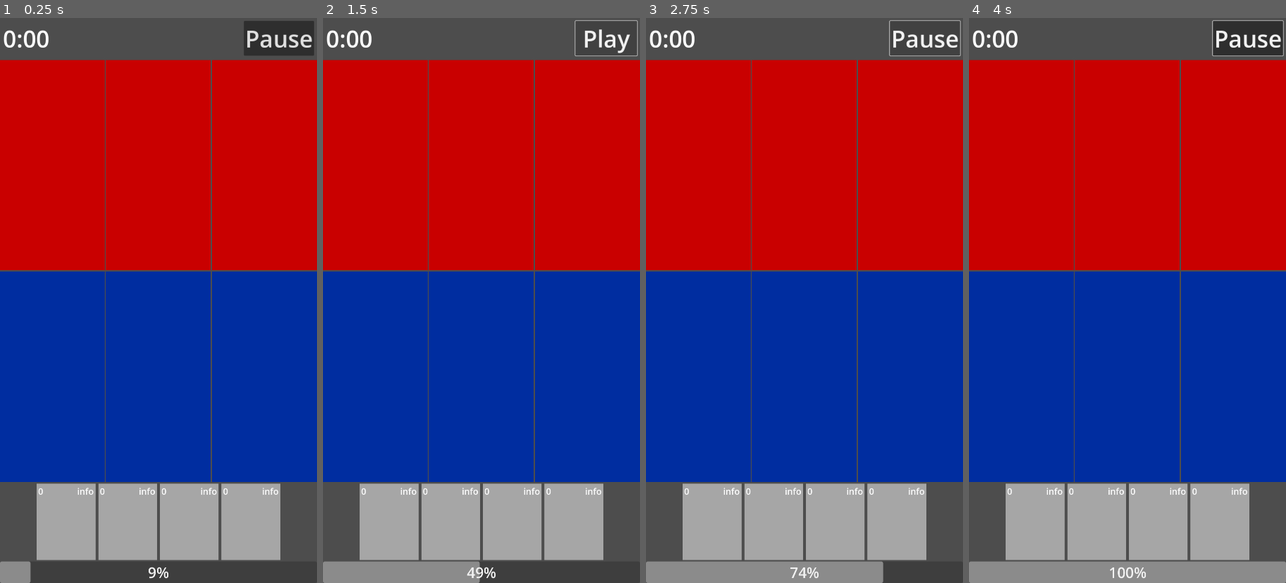
Above: before the commit, frames 1-4 (left to right).
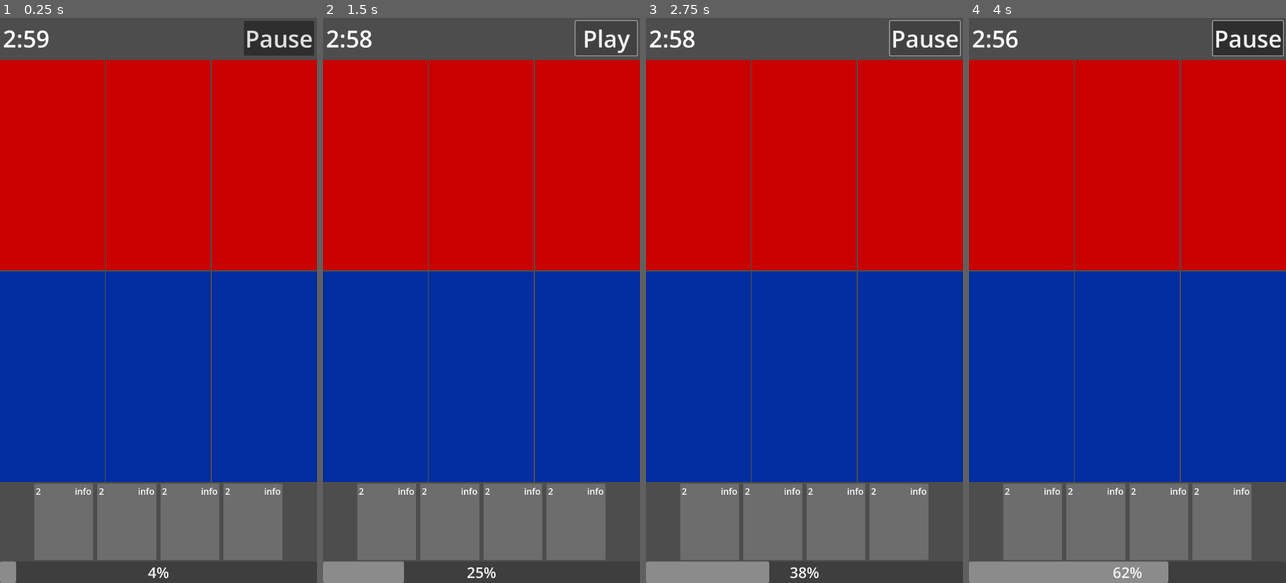
Above: after the commit, the same moments.

Repository: BerkZerker/CFG-Project
Game: Godot game, scene res://src/game/game.tscn
Two runs of this game, one before a commit and one after it. Both use one fixed random seed, a clock stepped at 60 frames per second and the inputs below.
Inputs (mouse positions are in pixels of both pictures, inside the frame that each line leads up to):
- Up to frame 1 (0.25 s): no input
- Up to frame 2 (1.5 s): move the mouse to (551, 272) at 0.52 s; click (551, 272) at 0.67 s; click "Pause" at 1.25 s
- Up to frame 3 (2.75 s): click "Play" at 2 s
- Up to frame 4 (4 s): drag from (1064, 328) to (1111, 413) at 2.77 s; move the mouse to (1159, 176) at 3.52 s; click (1159, 176) at 3.67 s

The runs differ from the first frame. In frame 1, 11% of the frame differs, in the area x 1-90%, y 2-100%; in frame 2, 11%; in frame 3, 12%; in frame 4, 12%, in the area x 1-100%, y 2-100%.

Commit message:
bug fixes & match time

Diff:
--- a/src/cards/card.gd
+++ b/src/cards/card.gd
@@ -43,6 +43,9 @@
 	progressBar.max_value = ready_time
 	costLabel.text = str(energy_cost)
 
+	await get_tree().process_frame
+	original_pos = global_position
+
 
 func _process(delta) -> void:
 	progressBar.value = readyTimer.time_left
@@ -84,7 +87,6 @@
 func on_pressed(event : InputEvent) -> void:
 	is_pressed = true
 	touch_index = event.index
-	original_pos = global_position
 	target_pos = original_pos
 	GameEvents.cardSelected.emit()
 	is_selected = true
--- a/src/cards/card.tscn
+++ b/src/cards/card.tscn
@@ -46,12 +46,12 @@
 "times": PackedFloat32Array(0, 0.1),
 "transitions": PackedFloat32Array(1, 1),
 "update": 0,
-"values": [Vector2(1.15, 1.15), Vector2(1, 1)]
+"values": [Vector2(1.1, 1.1), Vector2(1, 1)]
 }
 
 [sub_resource type="Animation" id="Animation_pue4b"]
 resource_name = "selected"
-length = 0.2
+length = 0.15
 tracks/0/type = "value"
 tracks/0/imported = false
 tracks/0/enabled = true
@@ -59,10 +59,10 @@
 tracks/0/interp = 2
 tracks/0/loop_wrap = true
 tracks/0/keys = {
-"times": PackedFloat32Array(0, 0.2),
+"times": PackedFloat32Array(0, 0.15),
 "transitions": PackedFloat32Array(1, 1),
 "update": 0,
-"values": [Vector2(1, 1), Vector2(1.15, 1.15)]
+"values": [Vector2(1, 1), Vector2(1.1, 1.1)]
 }
 
 [sub_resource type="AnimationLibrary" id="AnimationLibrary_7cnpu"]
@@ -81,21 +81,20 @@
 pivot_offset = Vector2(100, 130)
 mouse_filter = 1
 script = ExtResource("1_ius43")
-health = 2
-max_health = 2
+health = 5
+max_health = 5
 lane_type = 3
-deploy_time = null
-energy_cost = null
+ready_time = 3.0
+energy_cost = 2
 
 [node name="AnimatedSprite2D" type="AnimatedSprite2D" parent="."]
 sprite_frames = SubResource("SpriteFrames_ed8k4")
 centered = false
 
 [node name="GUI" type="MarginContainer" parent="."]
-layout_mode = 1
-anchors_preset = 15
-anchor_right = 1.0
-anchor_bottom = 1.0
+layout_mode = 2
+offset_right = 200.0
+offset_bottom = 260.0
 grow_horizontal = 2
 grow_vertical = 2
 mouse_filter = 2
@@ -125,10 +124,9 @@
 shape_visible = false
 
 [node name="CenterContainer" type="CenterContainer" parent="."]
-layout_mode = 1
-anchors_preset = 15
-anchor_right = 1.0
-anchor_bottom = 1.0
+layout_mode = 2
+offset_right = 200.0
+offset_bottom = 260.0
 grow_horizontal = 2
 grow_vertical = 2
 
@@ -141,7 +139,6 @@
 tint_progress = Color(1, 1, 1, 0.392157)
 
 [node name="AnimationPlayer" type="AnimationPlayer" parent="."]
-speed_scale = 0.5
 libraries = {
 "": SubResource("AnimationLibrary_7cnpu")
 }
--- a/src/game/game.gd
+++ b/src/game/game.gd
@@ -5,11 +5,16 @@
 @onready var hand : Hand = $VBoxContainer/Hand
 @onready var energyBar : ProgressBar = $VBoxContainer/EnergyBar
 @onready var energyTimer : Timer = $EnergyTimer
+@onready var matchTimer : Timer = $GameTimer
+@onready var matchTime : Label = $VBoxContainer/MarginContainer/MatchTime
 
 @export var MAX_ENERGY : int
+@export var MATCH_TIME : int
+@export var ENERGY_TIME : float
 
 var paused : bool = false
 var energy : int = 0
+var time_left : int = MATCH_TIME
 var touch_indexes : Array[int] = []
 
 
@@ -17,12 +22,19 @@
 func _ready() -> void:
 	GameEvents.cardDropped.connect(_on_card_dropped)
 	energyBar.max_value = MAX_ENERGY
-	energyTimer.start()
+	energyTimer.wait_time = ENERGY_TIME
+	matchTimer.wait_time = MATCH_TIME
+	start_new_game()
 
 
 func _process(delta) -> void:
+	# Update the energy bar and match time UI
 	energyBar.value = energy + (1 - (energyTimer.time_left / energyTimer.wait_time))
-
+	var mins = int(matchTimer.time_left) / 60
+	var secs = int(matchTimer.time_left) % 60
+	if secs < 10:
+		secs = "0" + str(secs)
+	matchTime.text = str(mins) + ":" + str(secs)
 
 func _on_pause_button_pressed() -> void:
 	paused = not paused
@@ -34,8 +46,8 @@
 
 
 func _on_card_dropped(card : Card) -> void:
-	if energy - card.energy >= 0:
-		energy -= card.energy
+	if energy - card.energy_cost >= 0:
+		energy -= card.energy_cost
 		var i = card.hand_index
 		arena.add_card(card)
 		hand.new_card(i)
@@ -43,8 +55,20 @@
 		card.return_to_hand()
 
 
-func _on_energy_timer_timeout():
+func _on_energy_timer_timeout() -> void:
 	energy += 1
 	if energy > MAX_ENERGY:
 		energy = MAX_ENERGY
 	energyTimer.start()
+
+
+func start_new_game() -> void:
+	matchTimer.start()
+	energyTimer.start()
+
+
+
+func _on_game_timer_timeout():
+	print('game over!')
+	paused = true
+	get_tree().paused = paused
--- a/src/game/game.tscn
+++ b/src/game/game.tscn
@@ -7,10 +7,15 @@
 [node name="Main" type="Node"]
 script = ExtResource("1_lkv3w")
 MAX_ENERGY = 10
+MATCH_TIME = 180
+ENERGY_TIME = 0.5
 metadata/_edit_horizontal_guides_ = []
 
 [node name="EnergyTimer" type="Timer" parent="."]
-wait_time = 0.25
+one_shot = true
+
+[node name="GameTimer" type="Timer" parent="."]
+wait_time = 180.0
 one_shot = true
 
 [node name="VBoxContainer" type="VBoxContainer" parent="."]
@@ -29,7 +34,7 @@
 theme_override_constants/margin_right = 10
 theme_override_constants/margin_bottom = 10
 
-[node name="Label" type="Label" parent="VBoxContainer/MarginContainer"]
+[node name="MatchTime" type="Label" parent="VBoxContainer/MarginContainer"]
 layout_mode = 2
 size_flags_horizontal = 0
 theme_override_font_sizes/font_size = 80
@@ -47,9 +52,12 @@
 layout_mode = 2
 
 [node name="Hand" parent="VBoxContainer" instance=ExtResource("3_3ifxr")]
+custom_minimum_size = Vector2(845, 260)
 layout_mode = 2
 size_flags_horizontal = 4
 size_flags_vertical = 8
+SIZE = 4
+MARGIN = 15
 
 [node name="EnergyBar" type="ProgressBar" parent="VBoxContainer"]
 layout_mode = 2
@@ -58,4 +66,5 @@
 theme_override_font_sizes/font_size = 50
 
 [connection signal="timeout" from="EnergyTimer" to="." method="_on_energy_timer_timeout"]
+[connection signal="timeout" from="GameTimer" to="." method="_on_game_timer_timeout"]
 [connection signal="pressed" from="VBoxContainer/MarginContainer/PauseButton" to="." method="_on_pause_button_pressed"]
--- a/src/game/hand.gd
+++ b/src/game/hand.gd
@@ -1,8 +1,8 @@
 @tool
 class_name Hand extends Control
 
-@export var SIZE : int = 4
-@export var MARGIN : int = 10
+@export var SIZE : int
+@export var MARGIN : int
 
 var card_scene := preload("res://src/cards/card.tscn")
 var cards: Array[Card] = []
Not shown, changed: todo.txt
